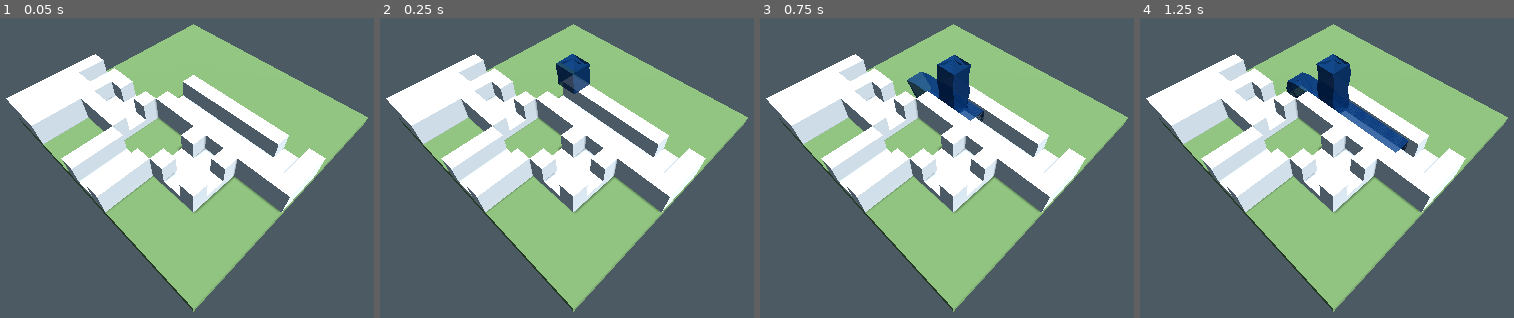
Above: before the commit, frames 1-4 (left to right).
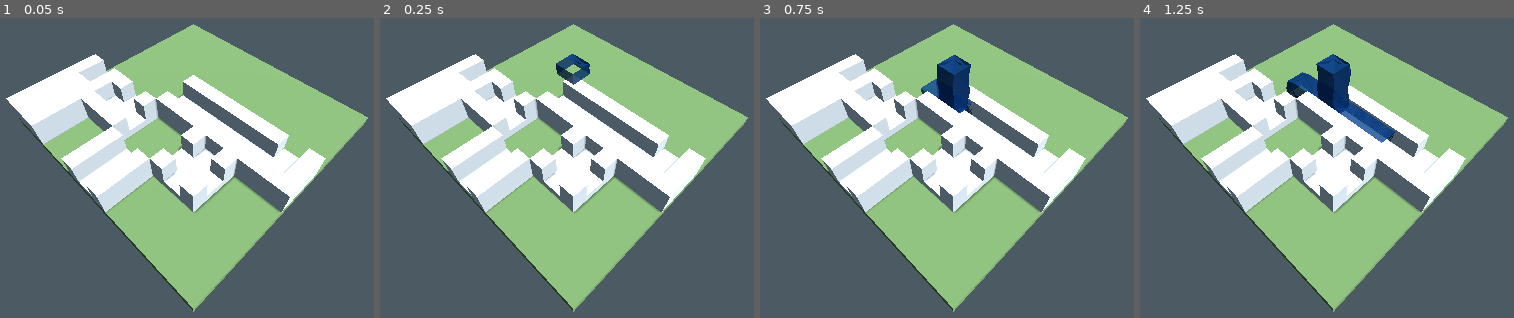
Above: after the commit, the same moments.

Repository: slc142/fountain-wolf
Game: Godot game, scene res://Scenes/Main.tscn
Two runs of this game, one before a commit and one after it. Both use one fixed random seed, a clock stepped at 60 frames per second and the inputs below.
Inputs (mouse positions are in pixels of both pictures, inside the frame that each line leads up to):
- Up to frame 1 (0.05 s): no input
- Up to frame 2 (0.25 s): no input
- Up to frame 3 (0.75 s): move the mouse to (1130, 144) at 0.52 s; click (1130, 144) at 0.67 s
- Up to frame 4 (1.25 s): no input

Frame 1 is identical in both runs. In frame 2, 0.5% of the frame differs, in the area x 47-57%, y 13-26%; in frame 3, 0.6%, in the area x 39-60%, y 18-35%; in frame 4, 0.3%.

Commit message:
Add piece stacking

Diff:
--- a/Prefabs/BlockPiece.tscn
+++ b/Prefabs/BlockPiece.tscn
@@ -42,6 +42,7 @@
 skeleton = NodePath("")
 
 [node name="StaticBody3D" type="StaticBody3D" parent="Block"]
+collision_layer = 5
 
 [node name="CollisionShape3D" type="CollisionShape3D" parent="Block/StaticBody3D"]
 shape = SubResource("BoxShape3D_sts28")
--- a/Prefabs/CrossPiece.tscn
+++ b/Prefabs/CrossPiece.tscn
@@ -42,6 +42,7 @@
 skeleton = NodePath("")
 
 [node name="StaticBody3D" type="StaticBody3D" parent="Cross_Piece"]
+collision_layer = 5
 
 [node name="CollisionShape3D" type="CollisionShape3D" parent="Cross_Piece/StaticBody3D"]
 shape = SubResource("BoxShape3D_u07ou")
--- a/Prefabs/OneExitPiece.tscn
+++ b/Prefabs/OneExitPiece.tscn
@@ -42,6 +42,7 @@
 skeleton = NodePath("")
 
 [node name="StaticBody3D" type="StaticBody3D" parent="One_Exit_Piece"]
+collision_layer = 5
 
 [node name="CollisionShape3D" type="CollisionShape3D" parent="One_Exit_Piece/StaticBody3D"]
 shape = SubResource("BoxShape3D_f26bs")
--- a/Prefabs/StraightPiece.tscn
+++ b/Prefabs/StraightPiece.tscn
@@ -42,6 +42,7 @@
 skeleton = NodePath("")
 
 [node name="StaticBody3D" type="StaticBody3D" parent="Straight_Piece"]
+collision_layer = 5
 
 [node name="CollisionShape3D" type="CollisionShape3D" parent="Straight_Piece/StaticBody3D"]
 shape = SubResource("BoxShape3D_1yxma")
--- a/Prefabs/TPiece.tscn
+++ b/Prefabs/TPiece.tscn
@@ -42,6 +42,7 @@
 skeleton = NodePath("")
 
 [node name="StaticBody3D" type="StaticBody3D" parent="T_Piece"]
+collision_layer = 5
 
 [node name="CollisionShape3D" type="CollisionShape3D" parent="T_Piece/StaticBody3D"]
 shape = SubResource("BoxShape3D_1mwjl")
--- a/Prefabs/TurnPiece.tscn
+++ b/Prefabs/TurnPiece.tscn
@@ -42,6 +42,7 @@
 skeleton = NodePath("")
 
 [node name="StaticBody3D" type="StaticBody3D" parent="Turn_Piece"]
+collision_layer = 5
 
 [node name="CollisionShape3D" type="CollisionShape3D" parent="Turn_Piece/StaticBody3D"]
 shape = SubResource("BoxShape3D_gtcql")
--- a/Scenes/Main.tscn
+++ b/Scenes/Main.tscn
@@ -21,6 +21,11 @@
 background_color = Color(0.29576412, 0.35378528, 0.39222178, 1)
 sky = SubResource("Sky_vy5pj")
 
+[sub_resource type="StandardMaterial3D" id="StandardMaterial3D_frkhe"]
+shading_mode = 0
+albedo_color = Color(0.2075, 0.83, 0.40462494, 1)
+disable_receive_shadows = true
+
 [sub_resource type="ShaderMaterial" id="ShaderMaterial_bmxlf"]
 render_priority = 0
 shader = ExtResource("9_vy5pj")
@@ -28,7 +33,8 @@
 shader_parameter/fill_amount = 0.0
 shader_parameter/flow_speed = 2.0
 
-[sub_resource type="WorldBoundaryShape3D" id="WorldBoundaryShape3D_pbw6q"]
+[sub_resource type="BoxShape3D" id="BoxShape3D_frkhe"]
+size = Vector3(5, 0.2, 5)
 
 [sub_resource type="StandardMaterial3D" id="StandardMaterial3D_vy5pj"]
 albedo_color = Color(0.54238266, 0.6849802, 0.442527, 1)
@@ -82,6 +88,7 @@
 grid_manager = NodePath("../GridManager")
 flow_controller = NodePath("../FlowController")
 camera = NodePath("../Camera3D")
+drop_indicator_material = SubResource("StandardMaterial3D_frkhe")
 
 [node name="WaterPathManager" type="Node3D" parent="."]
 script = ExtResource("8_50glp")
@@ -89,10 +96,10 @@
 
 [node name="Floor" type="StaticBody3D" parent="."]
 transform = Transform3D(1, 0, 0, 0, 1, 0, 0, 0, 1, 0, -0.35, 0)
-collision_layer = 2
+collision_layer = 6
 
 [node name="CollisionShape3D" type="CollisionShape3D" parent="Floor"]
-shape = SubResource("WorldBoundaryShape3D_pbw6q")
+shape = SubResource("BoxShape3D_frkhe")
 
 [node name="MeshInstance3D" type="MeshInstance3D" parent="Floor"]
 mesh = SubResource("BoxMesh_vy5pj")
--- a/Scripts/Core/GridManager.gd
+++ b/Scripts/Core/GridManager.gd
@@ -44,9 +44,8 @@
 func is_occupied(coord: Vector3i) -> bool:
 	return grid.has(coord)
 
-# Convert Grid Coordinate (1, 2, 0) -> World Position (1.0, 2.0, 0.0)
 func grid_to_world(coord: Vector3i) -> Vector3:
-	return Vector3(coord.x, coord.y, coord.z) * cell_size
+	return Vector3(coord.x, coord.y * 0.5, coord.z) * cell_size
 
 # Convert World Position -> Grid Coordinate
 func world_to_grid(pos: Vector3) -> Vector3i:
--- a/Scripts/Core/InputHandler.gd
+++ b/Scripts/Core/InputHandler.gd
@@ -3,9 +3,55 @@
 @export var grid_manager: GridManager
 @export var flow_controller: FlowController
 @export var camera: Camera3D
+@export var drop_indicator_material: Material  # Material for the drop indicator
 
 var selected_coord = null
 var is_dragging = false
+var dragged_piece_data = null
+var drop_indicator = null  # Visual indicator for drop location
+
+func _ready():
+	create_drop_indicator()
+
+func create_drop_indicator():
+	# Create a container for the square border
+	drop_indicator = Node3D.new()
+	drop_indicator.visible = false
+	add_child(drop_indicator)
+
+	# Border parameters
+	var border_thickness = 0.05
+	var border_height = 0.01
+	var square_size = 1.0
+
+	# Create four edges of the square border
+	var edges = [
+		# Top edge (X direction)
+		{"pos": Vector3(0, 0, square_size/2), "size": Vector3(square_size, border_height, border_thickness)},
+		# Bottom edge (X direction)
+		{"pos": Vector3(0, 0, -square_size/2), "size": Vector3(square_size, border_height, border_thickness)},
+		# Right edge (Z direction)
+		{"pos": Vector3(square_size/2, 0, 0), "size": Vector3(border_thickness, border_height, square_size)},
+		# Left edge (Z direction)
+		{"pos": Vector3(-square_size/2, 0, 0), "size": Vector3(border_thickness, border_height, square_size)}
+	]
+
+	for edge in edges:
+		var box_mesh = BoxMesh.new()
+		box_mesh.size = edge.size
+
+		var mesh_instance = MeshInstance3D.new()
+		mesh_instance.mesh = box_mesh
+		mesh_instance.position = edge.pos
+
+		if drop_indicator_material:
+			mesh_instance.material_override = drop_indicator_material
+
+		drop_indicator.add_child(mesh_instance)
+
+func _exit_tree():
+	if drop_indicator:
+		drop_indicator.queue_free()
 
 func _input(event):
 	if event is InputEventMouseButton:
@@ -26,8 +72,16 @@
 		if grid_manager.is_occupied(coord):
 			selected_coord = coord
 			is_dragging = true
-			# Visual feedback: Lift the piece slightly
-			grid_manager.grid[selected_coord]["node"].position.y += 0.5
+
+			# Store piece data and remove from grid while dragging
+			dragged_piece_data = grid_manager.grid[coord]
+			grid_manager.grid.erase(coord)
+
+			# Visual feedback: Lift piece slightly
+			dragged_piece_data["node"].position.y += 0.5
+
+			# Show drop indicator
+			# drop_indicator.visible = true
 
 func attempt_drop():
 	if not is_dragging: return
@@ -38,12 +92,20 @@
 
 		# If target is empty, move it. If occupied, return to original.
 		if not grid_manager.is_occupied(target_coord):
-			grid_manager.move_piece(selected_coord, target_coord)
+			# Place piece at new location
+			dragged_piece_data["node"].position = grid_manager.grid_to_world(target_coord)
+			grid_manager.grid[target_coord] = dragged_piece_data
 		else:
-			grid_manager.grid[selected_coord]["node"].position = grid_manager.grid_to_world(selected_coord)
+			# Return to original location
+			dragged_piece_data["node"].position = grid_manager.grid_to_world(selected_coord)
+			grid_manager.grid[selected_coord] = dragged_piece_data
+
+	# Hide drop indicator
+	drop_indicator.visible = false
 
 	is_dragging = false
 	selected_coord = null
+	dragged_piece_data = null
 
 	# Recalculate flow whenever a piece is moved
 	# TODO: add a way to change the flow source
@@ -56,7 +118,23 @@
 		var hover_coord = grid_manager.world_to_grid(ray_result.position)
 		var target_pos = grid_manager.grid_to_world(hover_coord)
 		target_pos.y += 0.5 # Keep it "floating" while dragging
-		grid_manager.grid[selected_coord]["node"].position = target_pos
+		dragged_piece_data["node"].position = target_pos
+
+		# Update drop indicator position
+		# update_drop_indicator(hover_coord)
+
+func update_drop_indicator(grid_coord: Vector3i):
+	# Find the actual drop position (accounting for stacking)
+	var drop_coord = grid_coord
+	# if grid_manager.is_occupied(grid_coord):
+	# 	# If occupied, place on top
+	# 	drop_coord.y += 1
+
+	# Position the indicator at the drop location
+	var indicator_pos = grid_manager.grid_to_world(drop_coord)
+	indicator_pos.y += 0.01
+
+	drop_indicator.position = indicator_pos
 
 func shoot_ray():
 	var mouse_pos = get_viewport().get_mouse_position()
@@ -68,9 +146,25 @@
 	# If we are NOT dragging, look for Pieces (Layer 1)
 	if not is_dragging:
 		query.collision_mask = 1
-	# If we ARE dragging, look for the Floor (Layer 2) to know where to move the piece
 	else:
 		query.collision_mask = 2
+		# Exclude the currently dragged piece to prevent self-collision
+		if dragged_piece_data:
+			query.exclude = [dragged_piece_data["node"]]
 
 	var space_state = get_world_3d().direct_space_state
-	return space_state.intersect_ray(query)
+	var result = space_state.intersect_ray(query)
+
+	# When dragging and we hit something, ensure proper grid alignment
+	if is_dragging and result:
+		var grid_coord = grid_manager.world_to_grid(result.position)
+
+		# Check if this position is occupied
+		if grid_manager.is_occupied(grid_coord):
+			# If occupied, try to place on top
+			grid_coord.y += 1
+
+		# Convert back to world position for proper alignment
+		result.position = grid_manager.grid_to_world(grid_coord)
+
+	return result
--- a/Scripts/Core/Main.gd
+++ b/Scripts/Core/Main.gd
@@ -45,4 +45,4 @@
 	# 3. Start Simulation
 	print("--- TEST START ---")
 
-	flow_controller.calculate_flow(Vector3i(0,1,0), Vector3i.DOWN)
+	flow_controller.calculate_flow(Vector3i(0,2,0), Vector3i.DOWN)
Not shown: 1 places in Scenes/Main.tscn that only renumber resources
Not shown, changed: README.md
